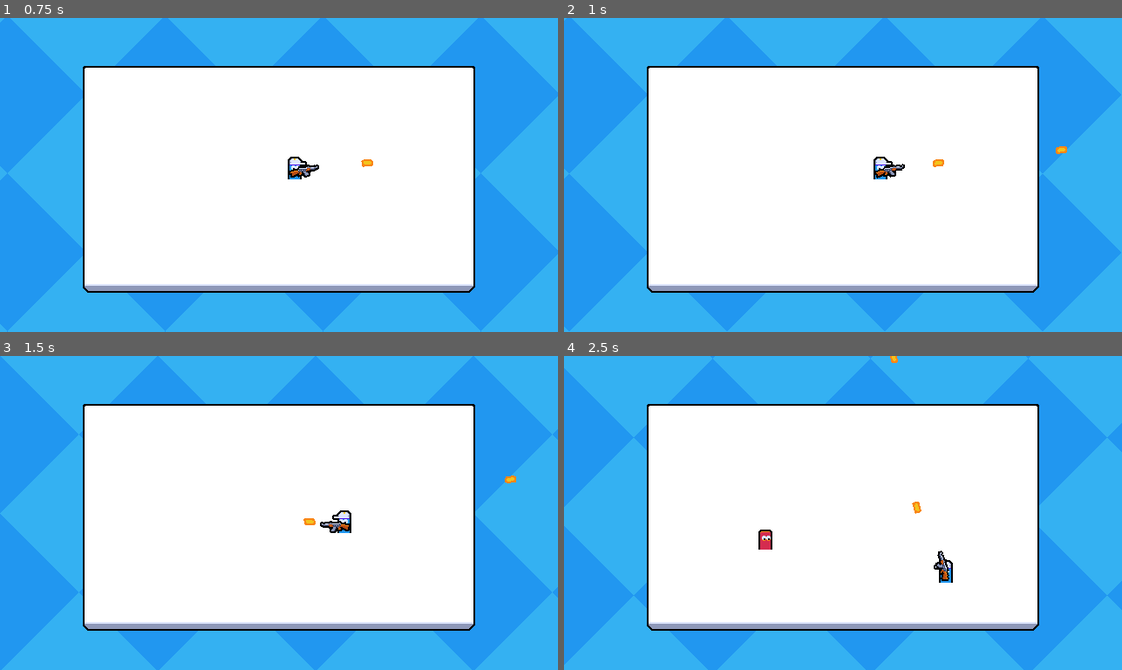
Above: before the commit, frames 1-4 (two rows, left to right).
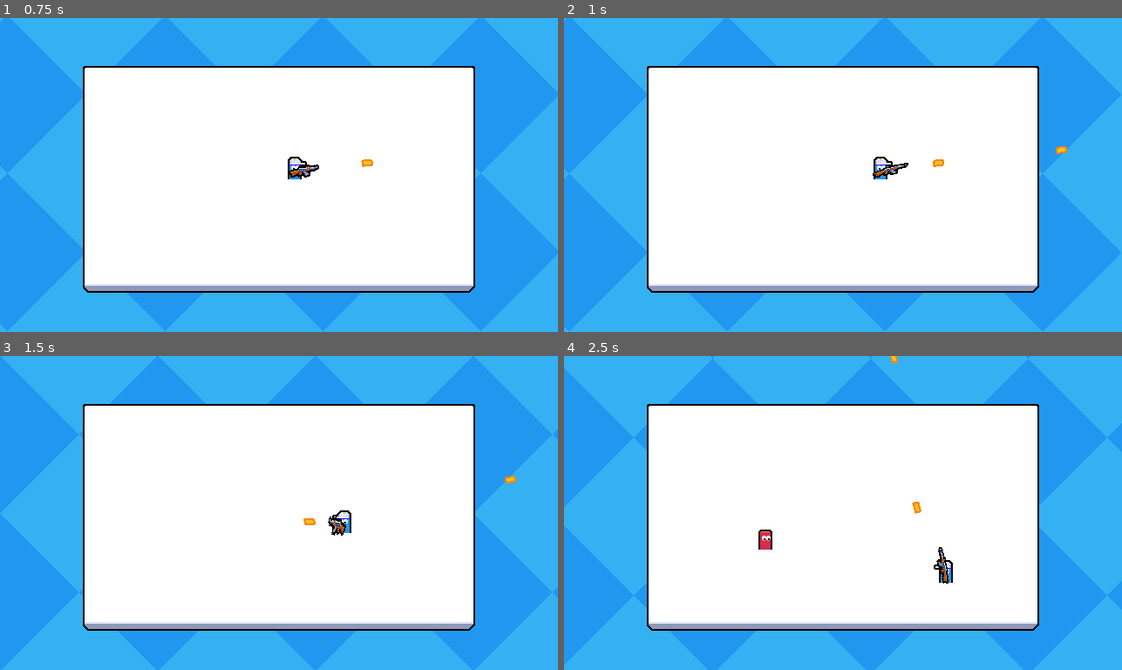
Above: after the commit, the same moments.

Repository: mpowell773/Godot_Multiplayer_Tut
Game: Godot game, scene res://main.tscn
Same seed, same stepped clock (60 frames per second), same inputs: the game is played once before the commit and once after it. This scene is started directly instead of the project's main scene.
Inputs (mouse positions are in pixels of both pictures, inside the frame that each line leads up to):
- Up to frame 1 (0.75 s): move the mouse to (401, 159) at 0.52 s; press the mouse at (401, 159) at 0.53 s; hold D (move_right) from 0.53 s (still down)
- Up to frame 2 (1 s): keep holding D (move_right)
- Up to frame 3 (1.5 s): move the mouse to (167, 528) at 1.27 s; release D (move_right) at 1.28 s; release the mouse at (167, 528) at 1.28 s; hold S (move_down) from 1.28 s (still down); click (167, 528) at 1.35 s
- Up to frame 4 (2.5 s): move the mouse to (898, 443) at 2.02 s; release S (move_down) at 2.03 s; press the mouse at (898, 443) at 2.03 s; hold D (move_right) from 2.03 s (still down)

Frame 1 is identical in both runs. In frame 2, less than 0.1% of the frame differs, in the area x 55-62%, y 46-52%; in frame 3, 0.1%, in the area x 57-63%, y 51-58%; in frame 4, less than 0.1%.

Commit message:
add gun animation to rifle firing

Diff:
--- a/entities/player/player.gd
+++ b/entities/player/player.gd
@@ -6,6 +6,7 @@
 @onready var weapon_root: Node2D = $Visuals/WeaponRoot
 @onready var fire_rate_timer: Timer = $FireRateTimer
 @onready var health_component: HealthComponent = $HealthComponent
+@onready var animation_player: AnimationPlayer = $AnimationPlayer
 
 var bullet_scene: PackedScene = preload("uid://cmsm71jq22qef")
 var input_multiplayer_authority: int
@@ -26,7 +27,7 @@
 		move_and_slide()
 
 		if player_input_synchronizer_component.is_attack_pressed:
-			try_create_bullet()
+			try_fire()
 
 
 func update_aim_position() -> void:
@@ -37,7 +38,7 @@
 	weapon_root.look_at(aim_position)
 
 
-func try_create_bullet() -> void:
+func try_fire() -> void:
 	if not fire_rate_timer.is_stopped():
 		# Timer is still running, do not create bullet
 		return
@@ -50,6 +51,10 @@
 	get_parent().add_child(bullet, true)
 	fire_rate_timer.start()
 
+	if animation_player.is_playing():
+		animation_player.stop()
+	animation_player.play("fire")
+
 
 func _on_died() -> void:
 	print("player died")
--- a/entities/player/player.tscn
+++ b/entities/player/player.tscn
@@ -6,6 +6,68 @@
 [ext_resource type="Texture2D" uid="uid://dousda1allju0" path="res://entities/player/player-medium.png" id="3_sglur"]
 [ext_resource type="Texture2D" uid="uid://c67h38wide8mq" path="res://entities/player/rifle.png" id="4_bls4j"]
 [ext_resource type="PackedScene" uid="uid://dughy08vvax50" path="res://component/hurtbox_component.tscn" id="6_qiwj3"]
+
+[sub_resource type="Animation" id="Animation_8fjmc"]
+length = 0.001
+tracks/0/type = "value"
+tracks/0/imported = false
+tracks/0/enabled = true
+tracks/0/path = NodePath("Visuals/WeaponRoot/WeaponAnimationRoot:scale")
+tracks/0/interp = 1
+tracks/0/loop_wrap = true
+tracks/0/keys = {
+"times": PackedFloat32Array(0),
+"transitions": PackedFloat32Array(1),
+"update": 0,
+"values": [Vector2(1, 1)]
+}
+tracks/1/type = "value"
+tracks/1/imported = false
+tracks/1/enabled = true
+tracks/1/path = NodePath("Visuals/WeaponRoot/WeaponAnimationRoot:rotation")
+tracks/1/interp = 1
+tracks/1/loop_wrap = true
+tracks/1/keys = {
+"times": PackedFloat32Array(0),
+"transitions": PackedFloat32Array(1),
+"update": 0,
+"values": [0.0]
+}
+
+[sub_resource type="Animation" id="Animation_qiwj3"]
+resource_name = "fire"
+length = 0.15
+step = 0.05
+tracks/0/type = "value"
+tracks/0/imported = false
+tracks/0/enabled = true
+tracks/0/path = NodePath("Visuals/WeaponRoot/WeaponAnimationRoot:scale")
+tracks/0/interp = 2
+tracks/0/loop_wrap = true
+tracks/0/keys = {
+"times": PackedFloat32Array(0, 0.05, 0.1, 0.15),
+"transitions": PackedFloat32Array(1, 1, 1, 1),
+"update": 0,
+"values": [Vector2(1, 1), Vector2(0.6, 1.5), Vector2(1.25, 0.75), Vector2(1, 1)]
+}
+tracks/1/type = "value"
+tracks/1/imported = false
+tracks/1/enabled = true
+tracks/1/path = NodePath("Visuals/WeaponRoot/WeaponAnimationRoot:rotation")
+tracks/1/interp = 2
+tracks/1/loop_wrap = true
+tracks/1/keys = {
+"times": PackedFloat32Array(0, 0.05, 0.15),
+"transitions": PackedFloat32Array(1, 1, 1),
+"update": 0,
+"values": [0.0, -0.2617993877991494, 0.0]
+}
+
+[sub_resource type="AnimationLibrary" id="AnimationLibrary_26q78"]
+_data = {
+&"RESET": SubResource("Animation_8fjmc"),
+&"fire": SubResource("Animation_qiwj3")
+}
 
 [sub_resource type="SceneReplicationConfig" id="SceneReplicationConfig_abrql"]
 properties/0/path = NodePath(".:global_position")
@@ -21,6 +83,9 @@
 collision_layer = 0
 motion_mode = 1
 script = ExtResource("1_symyc")
+
+[node name="AnimationPlayer" type="AnimationPlayer" parent="." unique_id=22924215]
+libraries/ = SubResource("AnimationLibrary_26q78")
 
 [node name="PlayerInputSynchronizerComponent" parent="." unique_id=1337075970 node_paths=PackedStringArray("aim_root") instance=ExtResource("2_abrql")]
 aim_root = NodePath("../Visuals/WeaponRoot")
@@ -45,8 +110,10 @@
 [node name="WeaponRoot" type="Node2D" parent="Visuals" unique_id=9895445]
 position = Vector2(0, -9)
 
-[node name="Sprite2D" type="Sprite2D" parent="Visuals/WeaponRoot" unique_id=1560460990]
+[node name="WeaponAnimationRoot" type="Node2D" parent="Visuals/WeaponRoot" unique_id=838635528]
 position = Vector2(6, 0)
+
+[node name="Sprite2D" type="Sprite2D" parent="Visuals/WeaponRoot/WeaponAnimationRoot" unique_id=1560460990]
 texture = ExtResource("4_bls4j")
 centered = false
 offset = Vector2(-13, -6)
